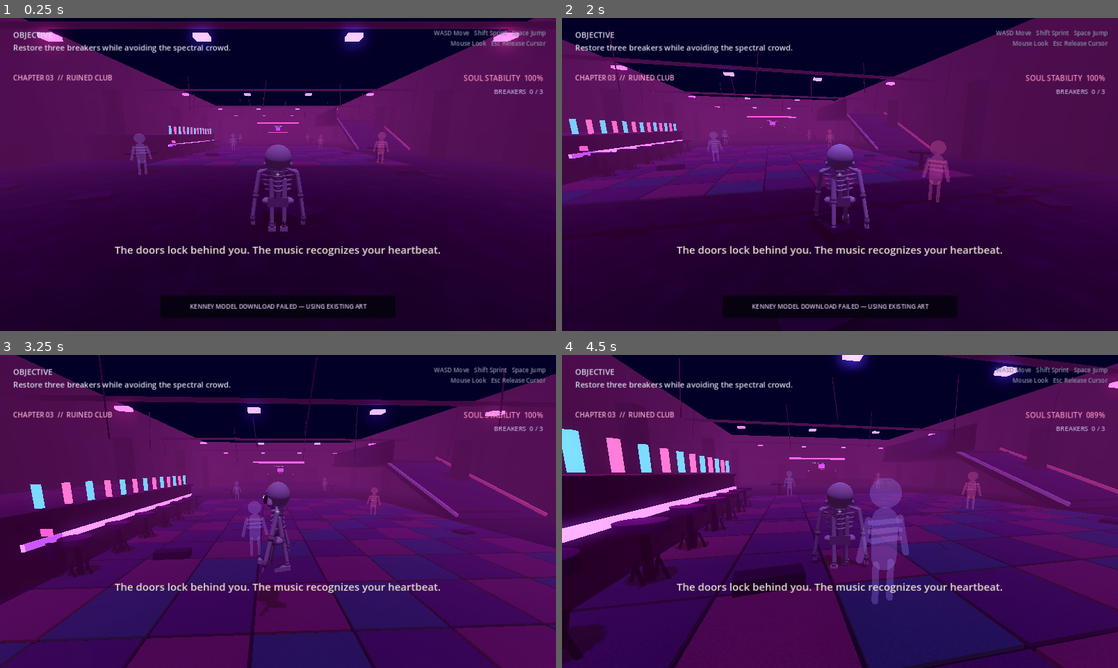
Above: before the commit, frames 1-4 (two rows, left to right).
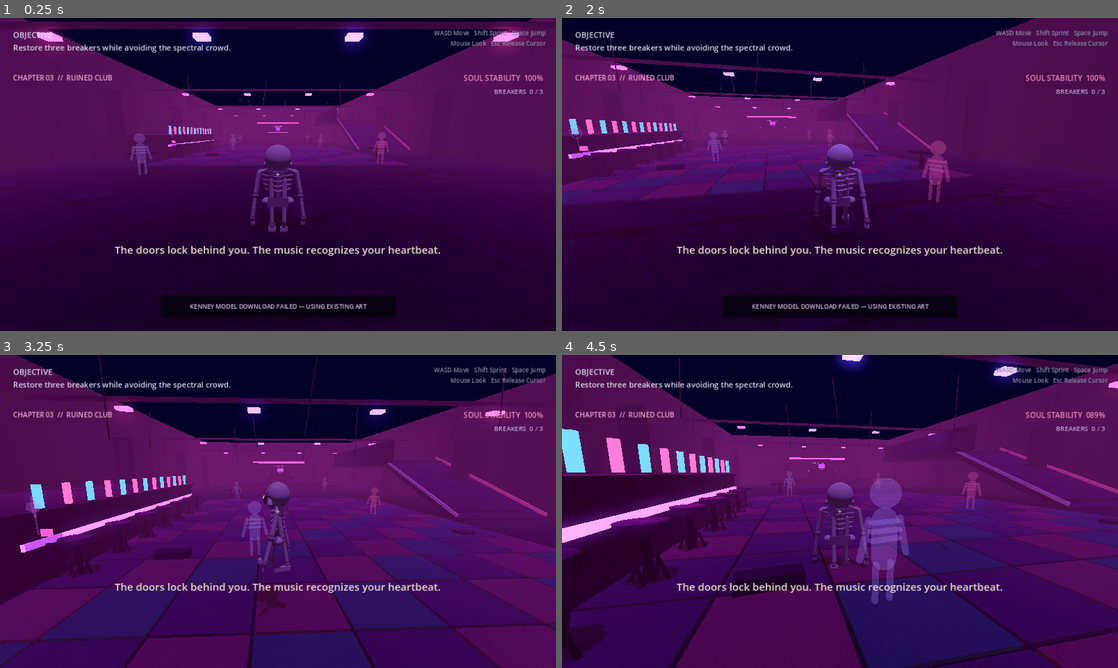
Above: after the commit, the same moments.

Repository: fuzeonspotify/outoftime
Game: Godot game, scene res://scenes/ruined_nightclub.tscn
Same seed, same stepped clock (60 frames per second), same inputs: the game is played once before the commit and once after it. This scene is started directly instead of the project's main scene.
Inputs (mouse positions are in pixels of both pictures, inside the frame that each line leads up to):
- Up to frame 1 (0.25 s): no input
- Up to frame 2 (2 s): move the mouse to (834, 180) at 0.52 s; hold E (interact) 0.53-1.28 s; hold W (move_forward) from 0.53 s (still down); tap Space (jump) at 0.77, 1.52 s; move the mouse to (878, 177) at 1.27 s; tap E (interact) at 1.35 s
- Up to frame 3 (3.25 s): move the mouse to (233, 508) at 2.02 s; hold Shift (sprint) 2.03-2.78 s; tap E (interact) at 2.3, 2.85 s; move the mouse to (283, 511) at 2.77 s; release W (move_forward) at 2.78 s; hold A (move_left) from 2.78 s (still down); tap Space (jump) at 3.02 s
- Up to frame 4 (4.5 s): move the mouse to (817, 505) at 3.52 s; release A (move_left) at 3.53 s; hold E (interact) 3.53-4.28 s; hold W (move_forward) from 3.53 s (still down); tap Space (jump) at 3.77 s; move the mouse to (867, 511) at 4.27 s; tap Shift (sprint) at 4.35 s

The runs differ from the first frame. In frame 1, less than 0.1% of the frame differs, in the area x 30-32%, y 35-39%; in frame 2, less than 0.1%; in frame 3, 0.1%, in the area x 4-8%, y 45-58%; in frame 4, less than 0.1%.
Error in both runs: Invalid assignment of property or key 'volume_linear' with value of type 'float' on a base object of type 'AudioStreamPlayer'. (res://scripts/audio/music_direc…

Commit message:
Polish world interactions and feedback

Diff:
--- a/scripts/world/interactable.gd
+++ b/scripts/world/interactable.gd
@@ -3,20 +3,60 @@
 signal activated(player: Node)
 
 @export var prompt_text: String = "Inspect"
+@export var interaction_title: String = ""
+@export var interaction_context: String = "HOLD TO INTERACT"
 @export_multiline var interaction_message: String = "Something about this place feels familiar."
 @export var one_shot: bool = false
 @export var music_cue: String = ""
+@export_range(0.0, 2.0, 0.05) var hold_duration: float = 0.42
+@export_range(1.0, 12.0, 0.25) var message_duration: float = 5.0
+@export var show_world_marker: bool = true
+@export var marker_height: float = 2.35
+@export var marker_color: Color = Color("bb62d9")
 
 var _used: bool = false
 var _nearby_player: Node
+var _marker_root: Node3D
+var _marker_material: StandardMaterial3D
+var _marker_ring: MeshInstance3D
+var _marker_base_height: float = 2.35
+var _elapsed_time: float = 0.0
 
 
 func _ready() -> void:
+	monitoring = true
 	monitorable = true
 	collision_layer = 2
 	collision_mask = 1
 	body_entered.connect(_on_body_entered)
 	body_exited.connect(_on_body_exited)
+	_build_world_marker()
+	set_process(true)
+
+
+func _process(delta: float) -> void:
+	_elapsed_time += delta
+	if _marker_root == null or not show_world_marker or _used:
+		return
+
+	var nearby: bool = is_instance_valid(_nearby_player)
+	var pulse_speed: float = 3.8 if nearby else 1.7
+	var pulse_amount: float = 0.08 if nearby else 0.035
+	var pulse: float = 1.0 + sin(_elapsed_time * pulse_speed) * pulse_amount
+	_marker_root.scale = Vector3.ONE * pulse
+	_marker_root.position.y = _marker_base_height + sin(_elapsed_time * 1.8) * 0.08
+	if _marker_ring != null:
+		_marker_ring.rotate_y(delta * (1.9 if nearby else 0.75))
+	if _marker_material != null:
+		var target_alpha: float = 0.95 if nearby else 0.48
+		var current_color: Color = _marker_material.albedo_color
+		_marker_material.albedo_color = Color(
+			marker_color.r,
+			marker_color.g,
+			marker_color.b,
+			move_toward(current_color.a, target_alpha, delta * 2.8)
+		)
+		_marker_material.emission_energy_multiplier = 2.4 if nearby else 1.15
 
 
 func interact(player: Node) -> void:
@@ -26,21 +66,59 @@
 	_used = true
 	SFXDirector.play_interaction()
 	if player.has_method("show_interaction_message"):
-		player.call("show_interaction_message", interaction_message, 5.0)
+		player.call(
+			"show_interaction_message",
+			interaction_message,
+			message_duration,
+			_resolved_title()
+		)
 	if not music_cue.is_empty():
 		MusicDirector.play_cue(music_cue, 1.8)
 	activated.emit(player)
 
-	if one_shot and player.has_method("clear_interaction_target"):
-		player.call("clear_interaction_target", self)
+	if one_shot:
+		monitoring = false
+		monitorable = false
+		collision_layer = 0
+		if _marker_root != null:
+			_marker_root.visible = false
+		if player.has_method("clear_interaction_target"):
+			player.call("clear_interaction_target", self)
+
+
+func refresh_release_presentation() -> void:
+	_marker_base_height = marker_height
+	if _marker_root != null:
+		_marker_root.position.y = marker_height
+		_marker_root.visible = show_world_marker and not _used
+	if _marker_material != null:
+		_marker_material.albedo_color = Color(marker_color.r, marker_color.g, marker_color.b, 0.48)
+		_marker_material.emission = marker_color
+
+	if is_instance_valid(_nearby_player) and _nearby_player.has_method("set_interaction_target"):
+		_nearby_player.call(
+			"set_interaction_target",
+			self,
+			prompt_text,
+			_resolved_title(),
+			interaction_context,
+			hold_duration
+		)
 
 
 func _on_body_entered(body: Node) -> void:
-	if not body.is_in_group("player"):
+	if not body.is_in_group("player") or (one_shot and _used):
 		return
 	_nearby_player = body
-	if not (one_shot and _used) and body.has_method("set_interaction_target"):
-		body.call("set_interaction_target", self, prompt_text)
+	if body.has_method("set_interaction_target"):
+		body.call(
+			"set_interaction_target",
+			self,
+			prompt_text,
+			_resolved_title(),
+			interaction_context,
+			hold_duration
+		)
 
 
 func _on_body_exited(body: Node) -> void:
@@ -49,3 +127,59 @@
 	_nearby_player = null
 	if body.has_method("clear_interaction_target"):
 		body.call("clear_interaction_target", self)
+
+
+func _resolved_title() -> String:
+	if not interaction_title.strip_edges().is_empty():
+		return interaction_title.strip_edges()
+	if not prompt_text.strip_edges().is_empty():
+		return prompt_text.strip_edges().to_upper()
+	return "MEMORY ECHO"
+
+
+func _build_world_marker() -> void:
+	_marker_base_height = marker_height
+	_marker_root = Node3D.new()
+	_marker_root.name = "InteractionMarker"
+	_marker_root.position = Vector3(0.0, marker_height, 0.0)
+	_marker_root.visible = show_world_marker and not _used
+	add_child(_marker_root)
+
+	_marker_material = StandardMaterial3D.new()
+	_marker_material.albedo_color = Color(marker_color.r, marker_color.g, marker_color.b, 0.48)
+	_marker_material.transparency = BaseMaterial3D.TRANSPARENCY_ALPHA
+	_marker_material.shading_mode = BaseMaterial3D.SHADING_MODE_UNSHADED
+	_marker_material.emission_enabled = true
+	_marker_material.emission = marker_color
+	_marker_material.emission_energy_multiplier = 1.15
+
+	var diamond_mesh: SphereMesh = SphereMesh.new()
+	diamond_mesh.radius = 0.17
+	diamond_mesh.height = 0.34
+	diamond_mesh.radial_segments = 4
+	diamond_mesh.rings = 2
+	var diamond: MeshInstance3D = MeshInstance3D.new()
+	diamond.name = "MarkerDiamond"
+	diamond.mesh = diamond_mesh
+	diamond.rotation_degrees = Vector3(0.0, 45.0, 45.0)
+	diamond.material_override = _marker_material
+	_marker_root.add_child(diamond)
+
+	var ring_mesh: TorusMesh = TorusMesh.new()
+	ring_mesh.inner_radius = 0.28
+	ring_mesh.outer_radius = 0.32
+	_marker_ring = MeshInstance3D.new()
+	_marker_ring.name = "MarkerRing"
+	_marker_ring.mesh = ring_mesh
+	_marker_ring.rotation_degrees.x = 90.0
+	_marker_ring.material_override = _marker_material
+	_marker_root.add_child(_marker_ring)
+
+	var beam_mesh: BoxMesh = BoxMesh.new()
+	beam_mesh.size = Vector3(0.025, 0.68, 0.025)
+	var beam: MeshInstance3D = MeshInstance3D.new()
+	beam.name = "MarkerBeam"
+	beam.mesh = beam_mesh
+	beam.position.y = -0.48
+	beam.material_override = _marker_material
+	_marker_root.add_child(beam)
